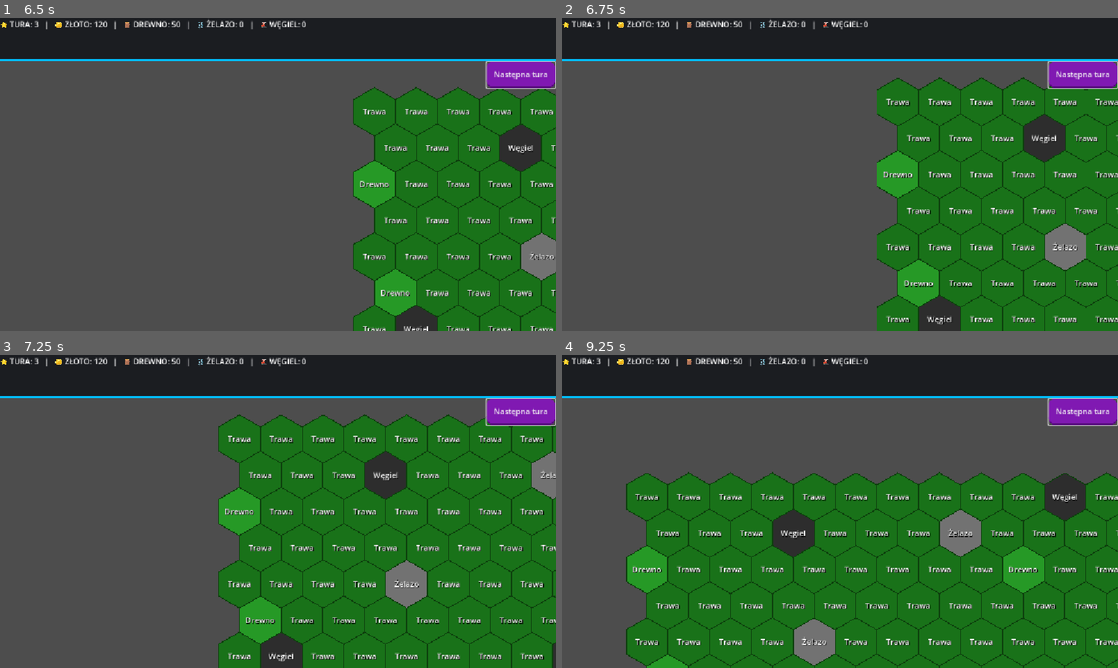
Above: before the commit, frames 1-4 (two rows, left to right).
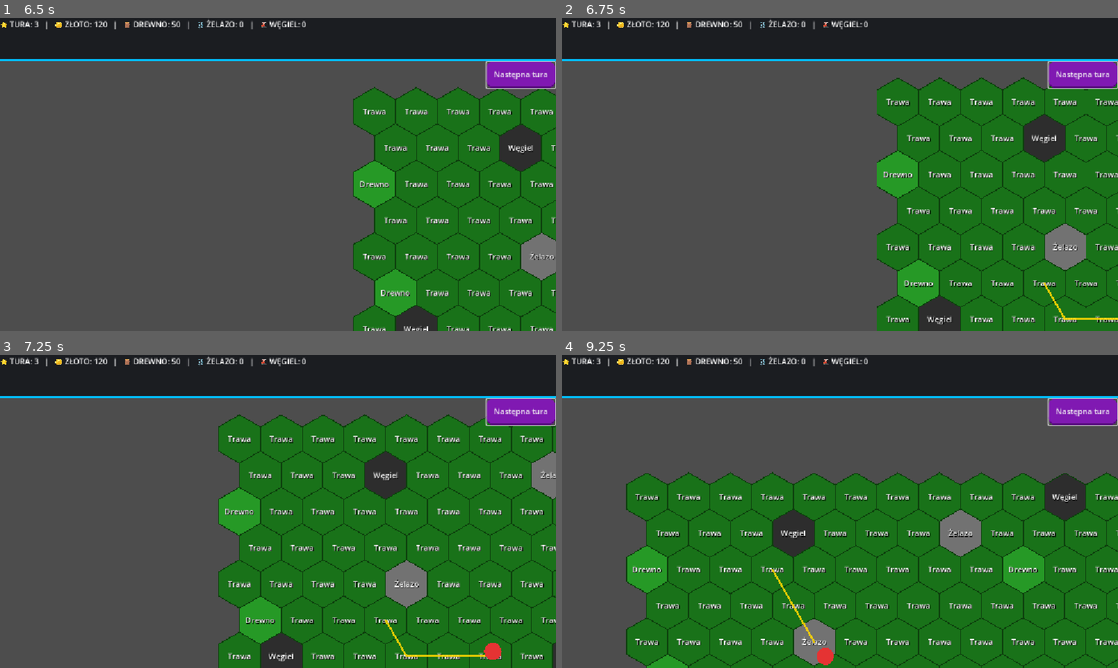
Above: after the commit, the same moments.

Repository: matiok35/nowy-projekt-gry
Game: Godot game, scene res://game_world.tscn
Two runs of this game, one before a commit and one after it. Both use one fixed random seed, a clock stepped at 60 frames per second and the inputs below.
Inputs (mouse positions are in pixels of both pictures, inside the frame that each line leads up to):
- Up to frame 1 (6.5 s): click "Następna tura" at 0.5 s; tap Enter at 1.25 s; move the mouse to (372, 246) at 1.27 s; hold Right (ui_right) 1.28-2.03 s; click (372, 246) at 1.42 s; move the mouse to (261, 284) at 2.02 s; hold Down (ui_down) 2.03-2.78 s; click (261, 284) at 2.17 s; move the mouse to (227, 183) at 2.77 s; hold Right (ui_right) 2.78-3.53 s; click (227, 183) at 2.92 s; move the mouse to (116, 212) at 3.52 s; hold Up (ui_up) 3.53-4.28 s; click (116, 212) at 3.67 s; move the mouse to (127, 237) at 4.27 s; hold Left (ui_left) 4.28-5.78 s; click (127, 237) at 4.42 s; move the mouse to (283, 284) at 5.02 s; click (283, 284) at 5.17 s; move the mouse to (405, 318) at 5.77 s; hold Down (ui_down) from 5.78 s (still down); click (405, 318) at 5.92 s
- Up to frame 2 (6.75 s): move the mouse to (934, 255) at 6.52 s; release Down (ui_down) at 6.53 s; hold Right (ui_right) from 6.53 s (still down); click (934, 255) at 6.67 s
- Up to frame 3 (7.25 s): keep holding Right (ui_right)
- Up to frame 4 (9.25 s): move the mouse to (823, 621) at 7.27 s; release Right (ui_right) at 7.28 s; hold Up (ui_up) 7.28-8.03 s; click (823, 621) at 7.42 s; move the mouse to (873, 574) at 8.02 s; hold Right (ui_right) 8.03-8.78 s; click (873, 574) at 8.17 s; move the mouse to (762, 621) at 8.77 s; hold Down (ui_down) from 8.78 s (still down); click (762, 621) at 8.92 s

Frame 1 is identical in both runs. In frame 2, 0.1% of the frame differs, in the area x 86-100%, y 84-97%; in frame 3, 0.3%, in the area x 69-91%, y 84-98%; in frame 4, 0.2%.

Commit message:
ui, kamera oraz postać

Diff:
--- /dev/null
+++ b/character.gd
@@ -0,0 +1,34 @@
+extends Node2D
+# Character.gd
+
+const MOVE_SPEED: float = 200.0
+const ARRIVAL_THRESHOLD: float = 4.0
+
+@export var move_range: int = 4
+
+var path: Array[Vector2] = []
+
+func _ready() -> void:
+	var polygon = Polygon2D.new()
+	var points = PackedVector2Array()
+	for i in range(16):
+		var angle = (TAU / 16.0) * i
+		points.append(Vector2(cos(angle), sin(angle)) * 18.0)
+	polygon.polygon = points
+	polygon.color = Color(0.9, 0.2, 0.2)
+	add_child(polygon)
+
+func follow_path(new_path: Array[Vector2]) -> void:
+	path = new_path
+
+func _physics_process(_delta: float) -> void:
+	if path.is_empty():
+		return
+
+	var target: Vector2 = path[0]
+	var to_target: Vector2 = target - global_position
+
+	if to_target.length() < ARRIVAL_THRESHOLD:
+		path.pop_front()
+	else:
+		global_position += to_target.normalized() * MOVE_SPEED * _delta
--- a/game_world.gd
+++ b/game_world.gd
@@ -19,8 +19,6 @@
 var hud_node: Control    # Dynamicznie wyszukiwana referencja do interfejsu
 
 func _ready():
-	# AUTOMATYCZNE LOKALIZOWANIE INTERFEJSU (Naprawa błędu z zrzutu ekranu image_61ed1f.png)
-	# Szuka w aktywnym drzewie węzła o nazwie "UI", a jeśli go nie ma - szuka "HUD"
 	hud_node = get_tree().current_scene.find_child("UI", true, false)
 	if hud_node == null:
 		hud_node = get_tree().current_scene.find_child("HUD", true, false)
@@ -35,6 +33,21 @@
 
 	randomize()
 	generate_map()
+
+	# --- DODANE: inicjalizacja pathfindingu i postaci ---
+	build_astar_graph()
+	character = get_node_or_null("Character")
+	path_line = get_node_or_null("PathLine")
+	if path_line:
+		path_line.width = 4.0
+		path_line.default_color = Color(1.0, 0.85, 0.0, 0.85)
+		path_line.begin_cap_mode = Line2D.LINE_CAP_ROUND
+		path_line.end_cap_mode = Line2D.LINE_CAP_ROUND
+		path_line.joint_mode = Line2D.LINE_JOINT_ROUND
+	if character:
+		var start_pos = Vector2(MAP_SIZE / 2, MAP_SIZE / 2)
+		if cell_to_world.has(start_pos):
+			character.global_position = cell_to_world[start_pos]
 
 # --- GENEROWANIE MAPY ---
 func generate_map():
@@ -65,6 +78,9 @@
 	var y_pos = pos.y * (hex_height * 0.75)
 
 	area.position = Vector2(x_pos, y_pos) + Vector2(200, 150)
+
+	# --- DODANE: zapamiętaj pozycję świata ---
+	cell_to_world[pos] = area.position
 
 	# 1. RYSUJEMY KSZTAŁT HEKSAGONU
 	var polygon = Polygon2D.new()
@@ -111,7 +127,6 @@
 	label_nodes[pos] = label
 
 	# 5. NASŁUCH NA LEWY PRZYCISK (Zamykanie menu)
-	# Dodane przedrostki "_" usuwają żółte ostrzeżenia z konsoli (Warnings)
 	area.input_event.connect(func(_viewport, event, _shape_idx):
 		if event is InputEventMouseButton and event.pressed and event.button_index == MOUSE_BUTTON_LEFT:
 			if hud_node:
@@ -122,13 +137,11 @@
 	map_container.add_child(area)
 	tile_nodes[pos] = area
 
-# --- PANCERNA OBSŁUGA PRAWEGO PRZYCISKU MYSZY (PPM) ---
+# --- PANCERNA OBSŁUGA PRZYCISKÓW MYSZY ---
 func _unhandled_input(event: InputEvent) -> void:
-	if event is InputEventMouseButton and event.pressed and event.button_index == MOUSE_BUTTON_RIGHT:
-		# Pobieramy pozycję myszy z uwzględnieniem ewentualnego ruchu kamery
+	if event is InputEventMouseButton and event.pressed:
 		var global_mouse_pos = get_global_mouse_position()
 
-		# Przepychanie zapytania punktowego przez system fizyki 2D
 		var space_state = get_world_2d().direct_space_state
 		var query = PhysicsPointQueryParameters2D.new()
 		query.position = global_mouse_pos
@@ -136,23 +149,33 @@
 
 		var results = space_state.intersect_point(query)
 
-		# Jeśli kursor znajduje się bezpośrednio nad heksagonem (Area2D):
 		if not results.is_empty():
 			var hit_area = results[0]["collider"] as Area2D
 
-			# Szukamy, do której współrzędnej Vector2 w słowniku należy to Area2D
 			for pos in tile_nodes:
 				if tile_nodes[pos] == hit_area:
-					var tile_type = map_data[pos]["type"]
-					var has_building = map_data[pos]["building"] != "Brak"
-
-					# Pobieramy czystą pozycję pikselową na monitorze (idealną dla UI)
-					var screen_mouse_pos = get_viewport().get_mouse_position()
-
-					# Wywołujemy menu kontekstowe w HUD
-					if hud_node and hud_node.has_method("show_context_menu"):
-						hud_node.show_context_menu(screen_mouse_pos, pos, tile_type, has_building)
-					return
+					# --- DODANE: lewy przycisk rusza postacią ---
+					if event.button_index == MOUSE_BUTTON_LEFT:
+						# --- DODANE: blokada ruchu gdy menu jest otwarte ---
+						if hud_node:
+							var menu = hud_node.get_node_or_null("MenuBudowania")
+							if menu and menu.visible:
+								return
+
+						if character and cell_to_id.has(pos):
+							var world_path = get_world_path_to(pos)
+							if not world_path.is_empty():
+								character.follow_path(world_path)
+						return
+
+					# Prawy przycisk otwiera menu kontekstowe
+					if event.button_index == MOUSE_BUTTON_RIGHT:
+						var tile_type = map_data[pos]["type"]
+						var has_building = map_data[pos]["building"] != "Brak"
+						var screen_mouse_pos = get_viewport().get_mouse_position()
+						if hud_node and hud_node.has_method("show_context_menu"):
+							hud_node.show_context_menu(screen_mouse_pos, pos, tile_type, has_building)
+						return
 
 # --- FUNKCJA WYWOŁYWANA PRZEZ HUD PO KLIKNIĘCIU PRZYCISKU W POPUPIE ---
 func build_on_tile(pos: Vector2, building_name: String) -> void:
@@ -163,12 +186,10 @@
 
 		map_data[pos]["building"] = building_name
 
-		# Zmiana koloru Polygon2D (pierwsze dziecko Area2D) na złoty dla zaznaczenia budowli
 		var poly = tile_nodes[pos].get_child(0) as Polygon2D
 		if poly:
 			poly.color = Color(0.85, 0.65, 0.15)
 
-		# Dynamiczna zamiana tekstu na kafelku z surowca na nazwę postawionego budynku
 		if label_nodes.has(pos):
 			label_nodes[pos].text = building_name
 
@@ -179,3 +200,115 @@
 		if map_data[pos]["building"] != "Brak":
 			list.append(map_data[pos]["building"])
 	return list
+
+
+# =============================================================
+# --- DODANE: PATHFINDING I POSTAĆ ---
+# =============================================================
+
+var astar: AStar2D = AStar2D.new()
+var cell_to_id: Dictionary = {}
+var cell_to_world: Dictionary = {}
+
+var character: Node2D
+var path_line: Line2D
+
+func get_cell_id(pos: Vector2) -> int:
+	return int(pos.x) + 1000 + (int(pos.y) + 1000) * 2000
+
+func get_hex_neighbors(pos: Vector2) -> Array[Vector2]:
+	var x: int = int(pos.x)
+	var y: int = int(pos.y)
+	var neighbors: Array[Vector2]
+
+	if y % 2 == 0:
+		neighbors = [
+			Vector2(x + 1, y), Vector2(x - 1, y),
+			Vector2(x,     y - 1), Vector2(x - 1, y - 1),
+			Vector2(x,     y + 1), Vector2(x - 1, y + 1),
+		]
+	else:
+		neighbors = [
+			Vector2(x + 1, y), Vector2(x - 1, y),
+			Vector2(x + 1, y - 1), Vector2(x,     y - 1),
+			Vector2(x + 1, y + 1), Vector2(x,     y + 1),
+		]
+
+	return neighbors
+
+func build_astar_graph() -> void:
+	astar.clear()
+	cell_to_id.clear()
+
+	for pos in map_data:
+		var id: int = get_cell_id(pos)
+		astar.add_point(id, cell_to_world[pos])
+		cell_to_id[pos] = id
+
+	for pos in map_data:
+		for neighbor in get_hex_neighbors(pos):
+			if cell_to_id.has(neighbor):
+				var from_id: int = cell_to_id[pos]
+				var to_id: int = cell_to_id[neighbor]
+				if not astar.are_points_connected(from_id, to_id):
+					astar.connect_points(from_id, to_id)
+
+func world_to_nearest_cell(world_pos: Vector2) -> Vector2:
+	var best_pos: Vector2 = Vector2.ZERO
+	var best_dist: float = INF
+	for pos in cell_to_world:
+		var dist = world_pos.distance_to(cell_to_world[pos])
+		if dist < best_dist:
+			best_dist = dist
+			best_pos = pos
+	return best_pos
+
+func get_world_path_to(target_pos: Vector2) -> Array[Vector2]:
+	if not character:
+		return []
+
+	var start_pos: Vector2 = world_to_nearest_cell(character.global_position)
+
+	if not cell_to_id.has(start_pos) or not cell_to_id.has(target_pos):
+		return []
+
+	var id_path: PackedInt64Array = astar.get_id_path(cell_to_id[start_pos], cell_to_id[target_pos])
+
+	if id_path.is_empty():
+		return []
+
+	var max_steps: int = mini(id_path.size(), character.move_range + 1)
+	var world_path: Array[Vector2] = []
+	for i in range(max_steps):
+		world_path.append(astar.get_point_position(id_path[i]))
+
+	return world_path
+
+func draw_path_line(world_path: Array[Vector2]) -> void:
+	if not path_line:
+		return
+	path_line.clear_points()
+	for point in world_path:
+		path_line.add_point(point)
+
+
+func _process(_delta: float) -> void:
+	if not character or not path_line:
+		return
+
+	# --- DODANE: ukryj linię gdy menu kontekstowe jest otwarte ---
+	if hud_node:
+		var menu = hud_node.get_node_or_null("MenuBudowania")
+		if menu and menu.visible:
+			path_line.clear_points()
+			return
+
+	if not character.path.is_empty():
+		draw_path_line(character.path)
+		return
+
+	var hovered_pos: Vector2 = world_to_nearest_cell(get_global_mouse_position())
+	if cell_to_world.has(hovered_pos) and get_global_mouse_position().distance_to(cell_to_world[hovered_pos]) < HEX_RADIUS:
+		draw_path_line(get_world_path_to(hovered_pos))
+	else:
+		path_line.clear_points()
--- a/game_world.tscn
+++ b/game_world.tscn
@@ -3,6 +3,7 @@
 [ext_resource type="Script" uid="uid://cp7cansj8bkkl" path="res://game_world.gd" id="1_hly68"]
 [ext_resource type="Script" uid="uid://7wqo01mkx50r" path="res://HUD.gd" id="2_bvgre"]
 [ext_resource type="Script" uid="uid://yvk17nf33pr" path="res://StrategyCamera.gd" id="3_ea1x0"]
+[ext_resource type="Script" uid="uid://dq2wpiwha02k4" path="res://character.gd" id="4_e08lw"]
 
 [node name="GameWorld" type="Node2D" unique_id=1651233416]
 position = Vector2(0, 10)
@@ -64,3 +65,10 @@
 
 [node name="StrategyCamera" type="Camera2D" parent="." unique_id=2022214429]
 script = ExtResource("3_ea1x0")
+
+[node name="PathLine" type="Line2D" parent="." unique_id=885739978]
+
+[node name="Character" type="Node2D" parent="." unique_id=2077451359]
+script = ExtResource("4_e08lw")
+
+[node name="Polygon2D" type="Polygon2D" parent="Character" unique_id=299314696]
--- a/project.godot
+++ b/project.godot
@@ -12,7 +12,7 @@
 
 config/name="Nowy projekt gry"
 run/main_scene="uid://t1refngcvjl1"
-config/features=PackedStringArray("4.7", "Forward Plus")
+config/features=PackedStringArray("4.6", "Forward Plus")
 config/icon="res://icon.svg"
 
 [autoload]
Not shown, added: character.gd.uid
